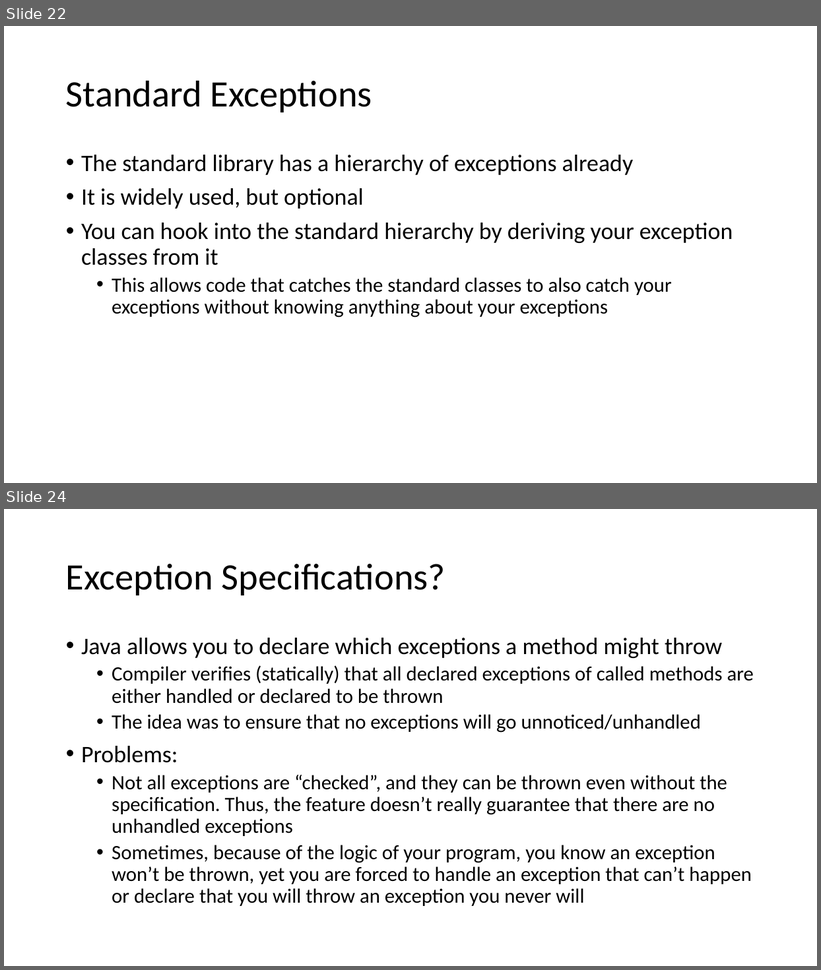
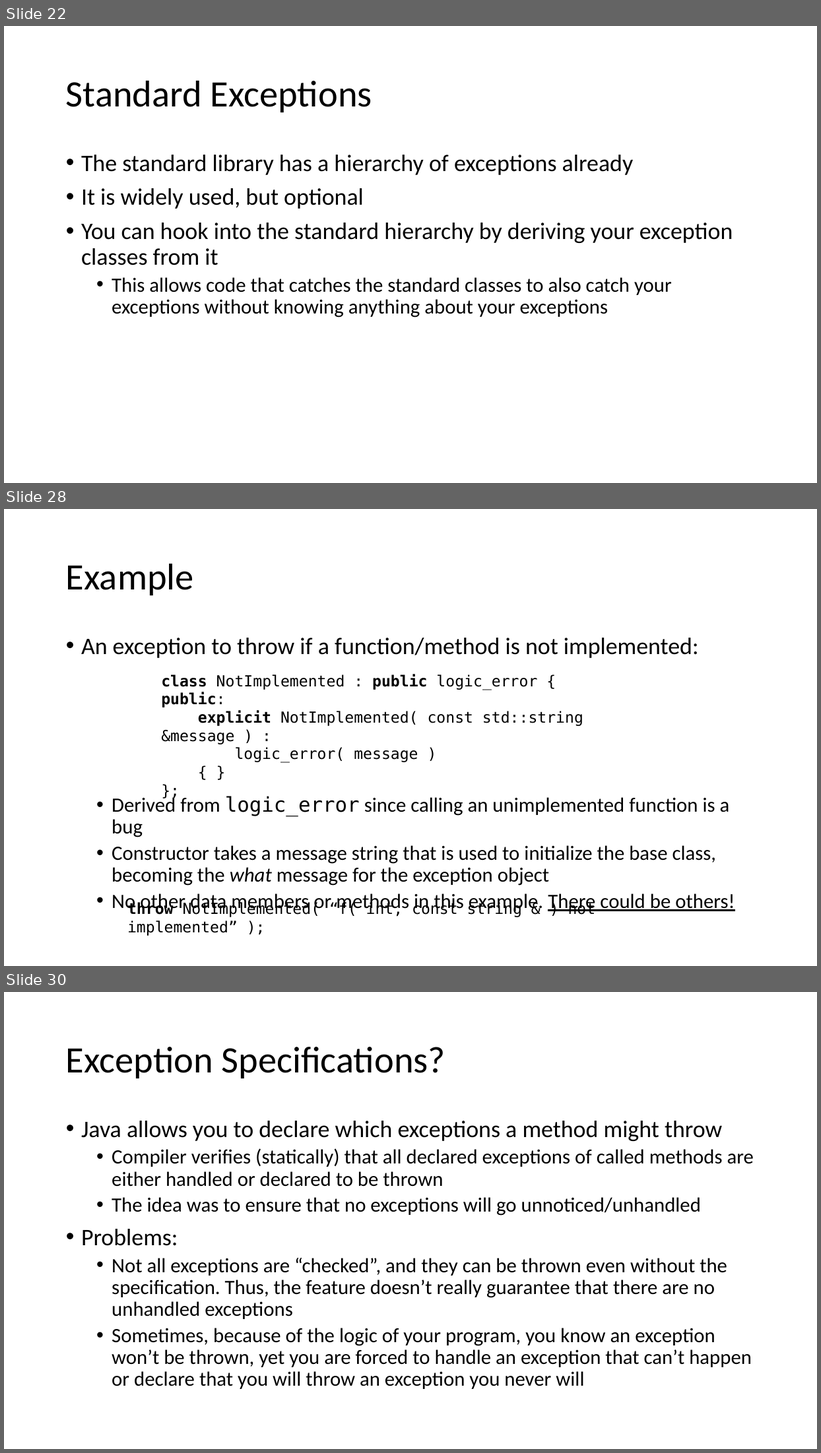
Before and after one commit to pchapin/cpp, a slide deck: Presentations/Exceptions.pptx. Shown one above the other, each under a label of ours: slides 22 and 24 before the commit, slides 22, 28 and 30 after it; the slides between them are not shown. The pictures are 821x970 and 821x1453 pixels, drawn with LibreOffice and Linux fonts; fonts in the diff are those of the drawing. Boxes give left, top, right and bottom in pixels: in the first picture for what was removed or moved away, otherwise in the second. Text is boxed around its words. In the diff, an @@ line names an element or a change of style, - is before the commit and + after.

Commit message:
More work on the Exceptions presentation.

```diff
--- a/Presentations/Exceptions.pptx
+++ b/Presentations/Exceptions.pptx
@@ slide 28 added at [4,509,817,966], background #FFFFFF @@
@@ title added at [66,563,194,595], 44 pt, text #000000 @@
+Example
@@ text added at [81,638,735,914], 24 pt, text #000000 @@
+• An exception to throw if a function/method is not implemented:
+  • Derived from logic_error since calling an unimplemented function is a bug
+  • Constructor takes a message string that is used to initialize the base class, becoming the what message for the exception object
+  • No other data members or methods in this example. There could be others!
@@ text added at [161,674,583,763], 18 pt, text #000000 @@
+class NotImplemented : public logic_error {
+public:
+explicit NotImplemented( const std::string &message ) :
+logic_error( message )
+{ }
+};
@@ text added at [127,902,596,936], 18 pt, text #000000 @@
+throw NotImplemented( “f( int, const string & ) not implemented” );
@@ what was slide 24 is now slide 30 @@
```
Also in this commit, not shown: 6 slides changed, 5 other slides added.
